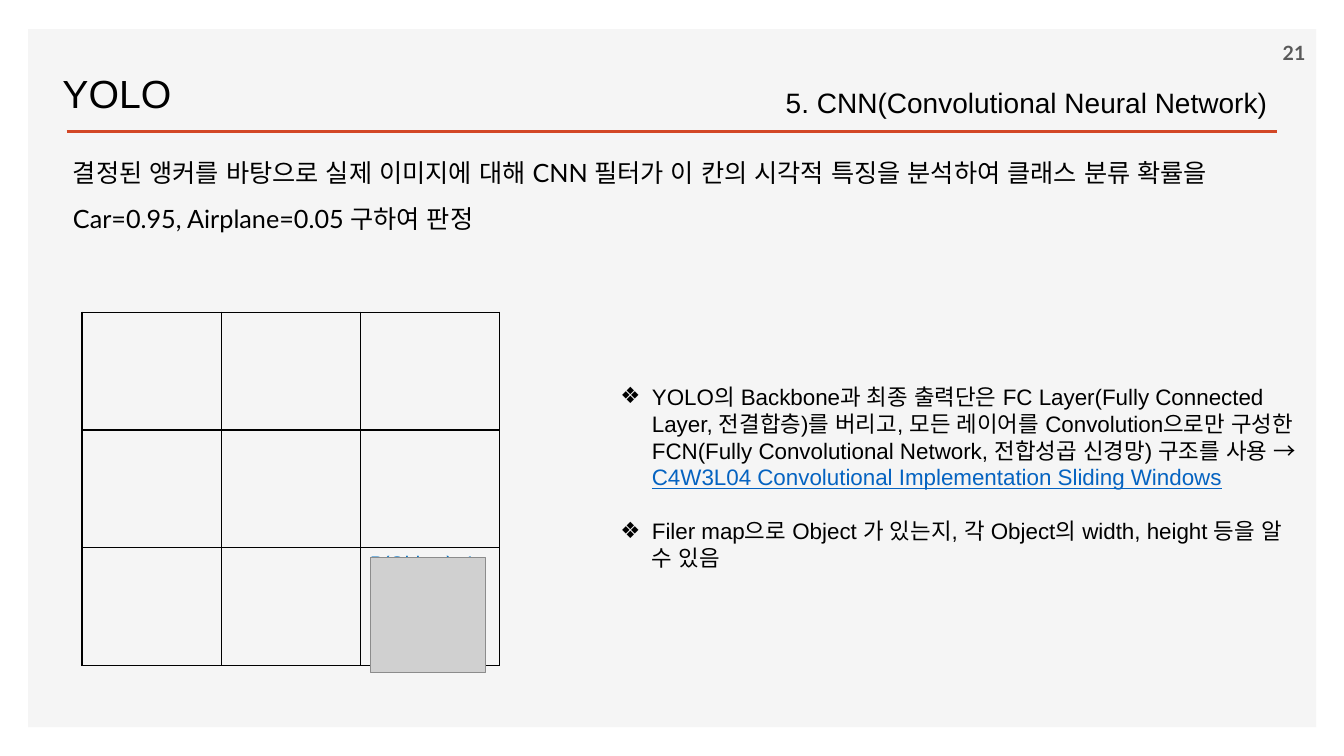
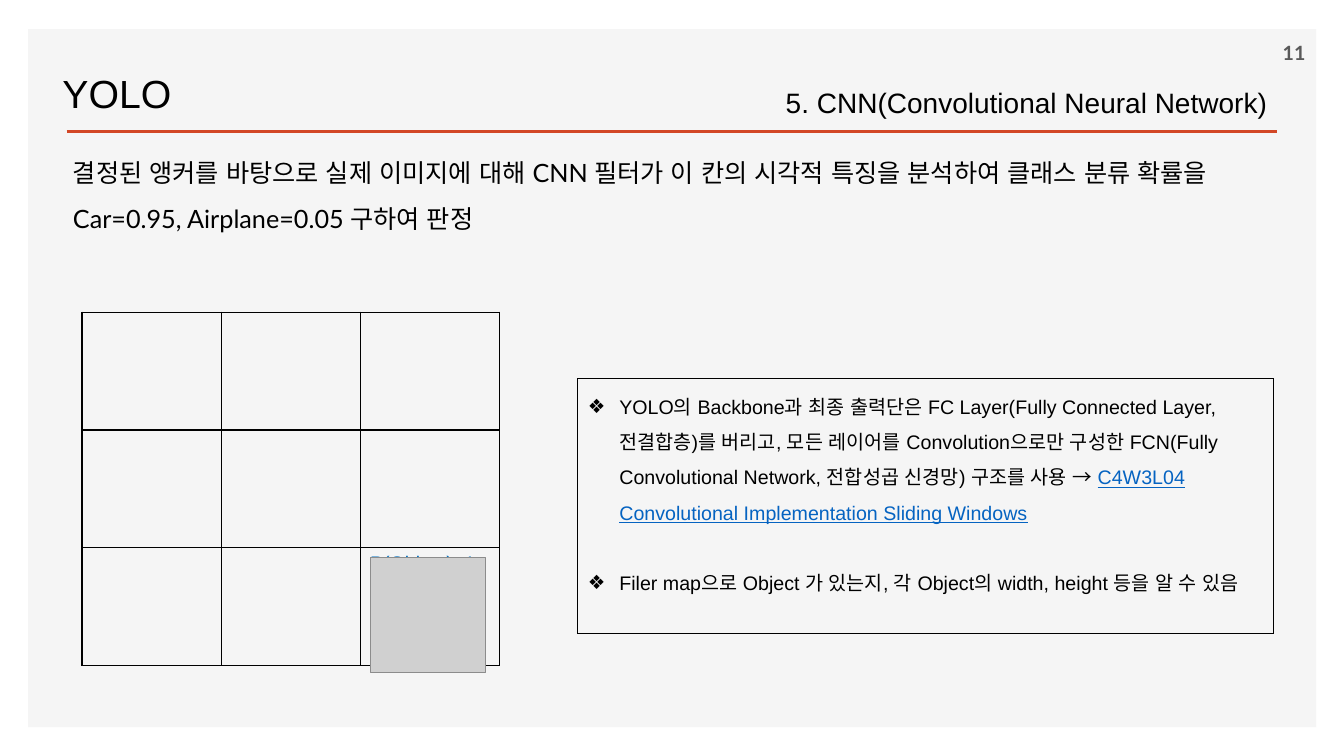
Before and after one commit to ancestor9/2026_Fall_Deep-Learning-with-Python, a slide deck: slide 11 of Chapter 12 Object detection.pptx (slide 21 before the commit). Drawn at 1344x756 pixels with LibreOffice and Linux fonts; fonts in the diff are those of the drawing; grey boxes stand for pictures; background and template pictures are left out. Boxes give left, top, right and bottom in pixels: in the first picture for what was removed or moved away, otherwise in the second. Text is boxed around its words. In the diff, an @@ line names an element or a change of style, - is before the commit and + after.

```diff
--- a/Chapter 12 Object detection.pptx
+++ b/Chapter 12 Object detection.pptx
@@ page number at (x1=1283, y1=46, x2=1306, y2=60): text changed @@
-21
+11
@@ rectangle "YOLO의 Backbone과 최종 출력단은 FC ..." resized from (x1=652, y1=386, x2=1293, y2=568) to (x1=578, y1=378, x2=1273, y2=634) @@
@@ rectangle "YOLO의 Backbone과 최종 출력단은 FC ..." at (x1=578, y1=378, x2=1273, y2=634): size 16 to 14 pt; line spacing 1 to 1.5; outline none to #000000 0.75 pt @@
```
Also in this commit, not shown: 14 other slides changed, 3 slides added.
